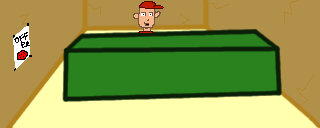
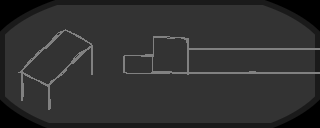
Before/after of a 320px x 128px layered artwork. What changed in the layer stack:
hid group "pnj" (4 layers) over [left=11, top=1, right=164, bottom=93]
hid "pizzeria" over [left=0, top=0, right=320, bottom=128]
hid "bakery" over [left=0, top=0, right=320, bottom=128]
hid "theater" over [left=0, top=0, right=320, bottom=128]
added layer "Calque" in group "bg_a" over [left=18, top=29, right=320, bottom=110]
added layer "Copie de stadium" in group "bg_a" over [left=0, top=0, right=320, bottom=128]
